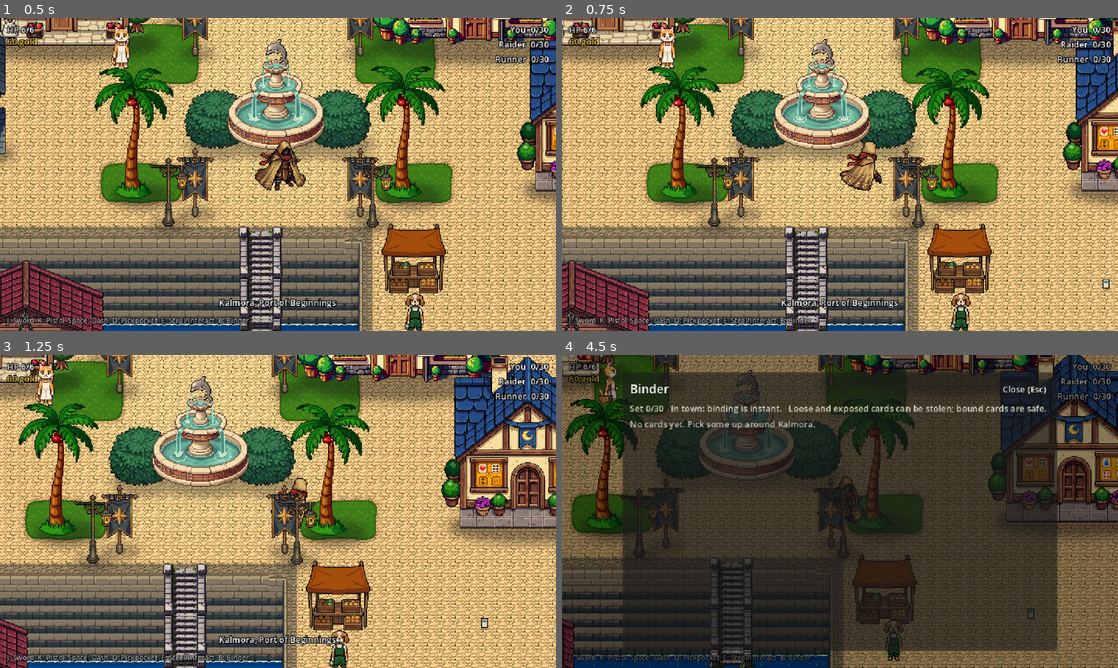
Above: before the commit, frames 1-4 (two rows, left to right).
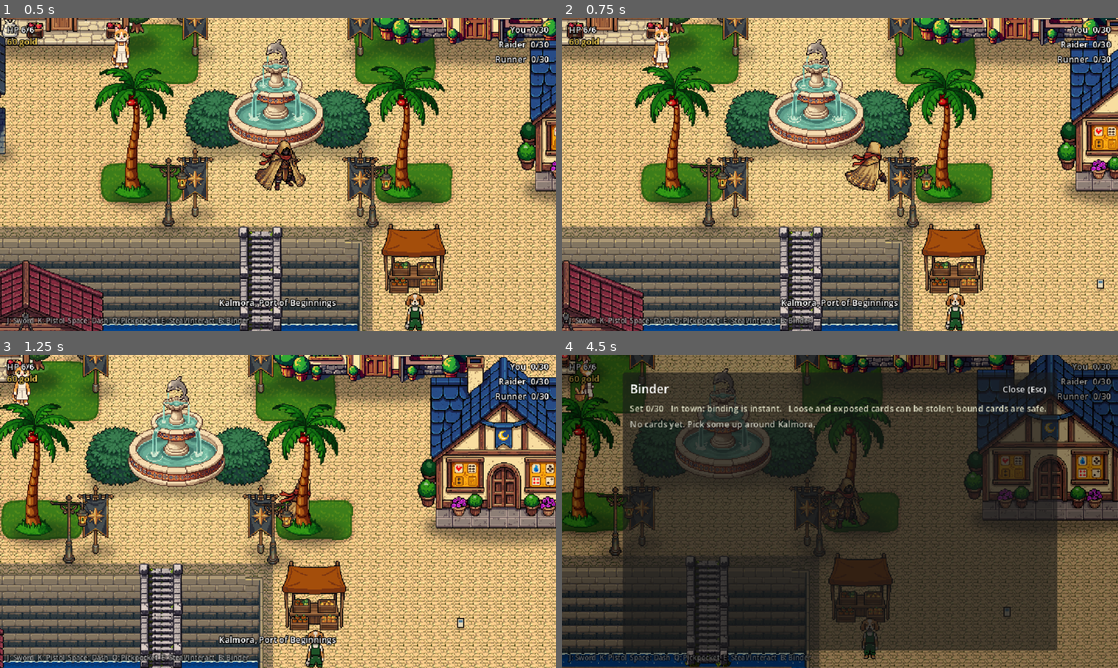
Above: after the commit, the same moments.

Repository: jnron5/greed-island
Game: Godot game, scene res://scenes/world/kalmora.tscn
The game is run twice, just before and just after one commit, with the same random seed, the same clock (stepped at 60 frames per second) and the same inputs.
Inputs:
- Up to frame 1 (0.5 s): no input
- Up to frame 2 (0.75 s): tap Enter (ui_accept) at 0.5 s; hold D (move_right) from 0.53 s (still down); tap Space (dash) at 0.6 s
- Up to frame 3 (1.25 s): keep holding D (move_right); tap Enter (ui_accept) at 0.77 s
- Up to frame 4 (4.5 s): release D (move_right) at 1.28 s; hold S (move_down) 1.28-2.03 s; tap Tab (binder) at 1.35 s; tap Enter (ui_accept) at 1.52, 3.02, 3.77 s; tap Space (dash) at 1.55, 2.1, 3.05, 3.8 s; hold D (move_right) 2.03-2.78 s; hold W (move_up) 2.78-3.53 s; tap E (interact) at 2.85 s; hold A (move_left) from 3.53 s (still down); tap K (pistol) at 3.6 s; tap Q (spell) at 4.35 s

Frame 1 is identical in both runs. In frame 2, 55% of the frame differs, in the area x 0-100%, y 0-100%; in frame 3, 65%; in frame 4, 32%.

Commit message:
Player runs faster (110 -> 145 px/s, dash 260 -> 340) with the run cycle sped up to match
Co-Authored-By: Claude Opus 5.5 <noreply@anthropic.com>

Diff:
--- a/scripts/characters/player.gd
+++ b/scripts/characters/player.gd
@@ -17,9 +17,9 @@
 ]
 
 @export var collector_id: StringName = &"player"
-@export var move_speed := 110.0
+@export var move_speed := 145.0
 @export_group("Dash")
-@export var dash_speed := 260.0
+@export var dash_speed := 340.0
 @export var dash_duration := 0.15
 @export var dash_cooldown := 0.5
 @export_group("Sword")
@@ -310,6 +310,8 @@
 		return
 	var fallback: Array[String] = ["run" if action == "dash" else "idle", "idle"]
 	var anim := pick_animation(sprite.sprite_frames, action, facing, fallback)
+	# The run cycle was drawn for a 110 px/s stride: keep the feet in step at other speeds.
+	sprite.speed_scale = move_speed / 110.0 if action == "run" else 1.0
 	if anim != &"" and sprite.animation != anim:
 		sprite.play(anim)
 
